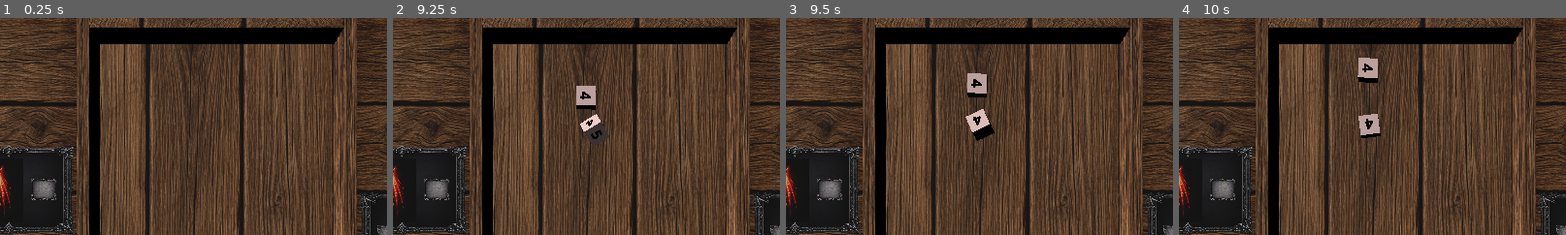
Above: before the commit, frames 1-4 (left to right).
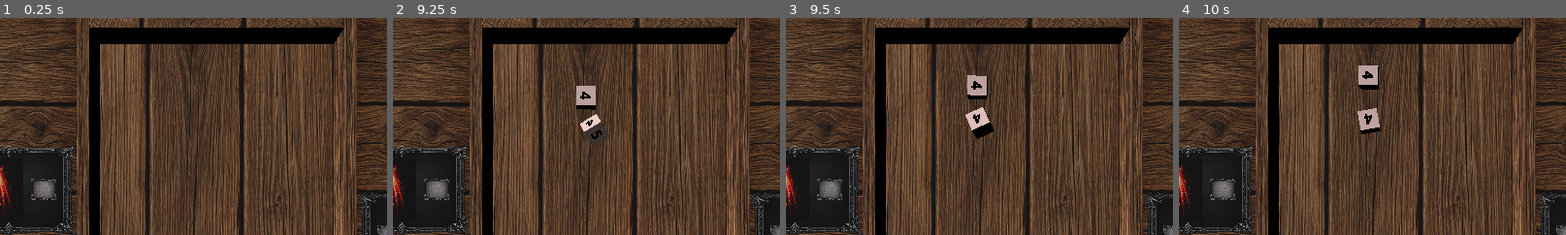
Above: after the commit, the same moments.

Repository: olegbogai-web/dicegame
Game: Godot game, scene res://scenes/battle_table.tscn
Same seed, same stepped clock (60 frames per second), same inputs: the game is played once before the commit and once after it.
Inputs (mouse positions are % of the whole screen's width and height, from its top left):
- Up to frame 1 (0.25 s): no input
- Up to frame 2 (9.25 s): click "Бросить куб" at 0.5 s; click "Бросить куб" at 1.25 s; click "Бросить куб" at 2 s; move the mouse to (72, 45) at 2.77 s; click (72, 45) at 2.92 s; drag from (30, 55) to (45, 70) at 3.52 s; move the mouse to (60, 28) at 4.27 s; click (60, 28) at 4.42 s; tap Enter at 5 s; drag from (45, 70) to (20, 35) at 5.02 s; move the mouse to (80, 65) at 5.77 s; click (80, 65) at 5.92 s; drag from (20, 35) to (35, 25) at 6.52 s; move the mouse to (55, 50) at 7.27 s; click (55, 50) at 7.42 s; tap Space at 8 s; drag from (35, 25) to (30, 55) at 8.02 s; move the mouse to (72, 45) at 8.77 s; click (72, 45) at 8.92 s
- Up to frame 3 (9.5 s): no input
- Up to frame 4 (10 s): drag from (30, 55) to (45, 70) at 9.52 s
The pictures show only the part of the screen within x 22-72%, y 0-50%; the shares and areas given below are measured in that part.

Frames 1-2 are identical in both runs. In frame 3, 0.4% of the frame differs, in the area x 46-54%, y 25-57%; in frame 4, 1.0%, in the area x 46-53%, y 18-56%.

Commit message:
Disable die bounce after first stop

Diff:
--- a/content/dice/dice.gd
+++ b/content/dice/dice.gd
@@ -27,7 +27,7 @@
 @export var extra_size_multiplier: Vector3 = Vector3.ONE
 
 @export_category("Drag")
-@export var drag_lift_height: float = 1
+@export var drag_lift_height: float = 0.5
 
 var _node_graph: DiceNodeGraph
 var _physics_runtime: DicePhysicsRuntime
@@ -158,4 +158,5 @@
 	lock_rotation = true
 	linear_velocity = Vector3.ZERO
 	angular_velocity = Vector3.ZERO
+	_physics_runtime.disable_bounce(self)
 	_rotation_locked_after_stop = true
--- a/content/dice/runtime/dice_drag_controller.gd
+++ b/content/dice/runtime/dice_drag_controller.gd
@@ -4,6 +4,7 @@
 var _is_dragging := false
 var _drag_camera: Camera3D
 var _drag_plane_height := 0.0
+var _drag_target_height := 0.0
 var _default_gravity_scale := 1.0
 var _drag_body_offset := Vector3.ZERO
 
@@ -20,6 +21,8 @@
 
 	if event is InputEventMouseButton and event.button_index == MOUSE_BUTTON_LEFT:
 		if event.pressed:
+			if not dice.sleeping:
+				return
 			_start_dragging(dice, camera, position, drag_lift_height)
 		else:
 			stop_dragging(dice)
@@ -47,6 +50,8 @@
 	dice.linear_velocity = Vector3.ZERO
 	dice.angular_velocity = Vector3.ZERO
 	_drag_camera = null
+	_drag_plane_height = 0.0
+	_drag_target_height = 0.0
 	_drag_body_offset = Vector3.ZERO
 
 
@@ -56,7 +61,9 @@
 
 	_drag_camera = camera
 	_drag_plane_height = hit_position.y + drag_lift_height
+	_drag_target_height = dice.global_position.y + drag_lift_height
 	_drag_body_offset = dice.global_position - hit_position
+	_drag_body_offset.y = 0.0
 	_default_gravity_scale = dice.gravity_scale
 	dice.freeze_mode = RigidBody3D.FREEZE_MODE_KINEMATIC
 	dice.freeze = true
@@ -85,5 +92,5 @@
 
 	var target_hit_position := ray_origin + ray_direction * distance
 	var target_position := target_hit_position + _drag_body_offset
-	target_position.y = _drag_plane_height + _drag_body_offset.y
+	target_position.y = _drag_target_height
 	dice.global_position = target_position
--- a/content/dice/runtime/dice_physics_runtime.gd
+++ b/content/dice/runtime/dice_physics_runtime.gd
@@ -34,3 +34,10 @@
 	var box_shape := BoxShape3D.new()
 	box_shape.size = definition.get_resolved_size() * extra_size_multiplier
 	node_graph.collision_shape.shape = box_shape
+
+
+func disable_bounce(dice: RigidBody3D) -> void:
+	if dice.physics_material_override == null:
+		dice.physics_material_override = PhysicsMaterial.new()
+
+	dice.physics_material_override.bounce = 0.0
